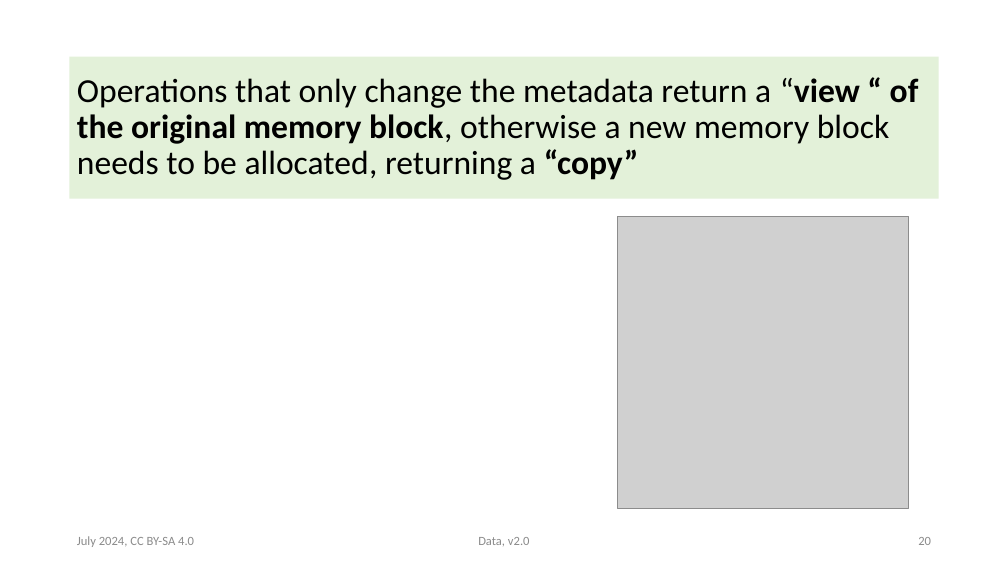
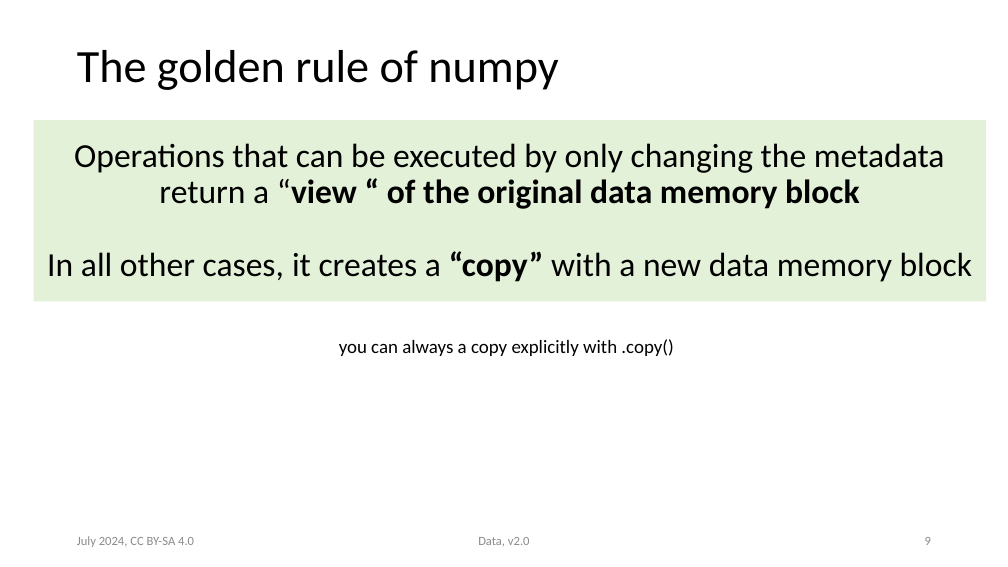
Before and after one commit to victoris93/data_class, a slide deck: slide 9 of numpy.pptx (slide 20 before the commit). Drawn at 1008x567 pixels with LibreOffice and Linux fonts; fonts in the diff are those of the drawing; grey boxes stand for pictures. Boxes give left, top, right and bottom in pixels: in the first picture for what was removed or moved away, otherwise in the second. Text is boxed around its words. In the diff, an @@ line names an element or a change of style, - is before the commit and + after.

Commit message:
New structure for numpy class

```diff
--- a/numpy.pptx
+++ b/numpy.pptx
@@ title removed at (70,57,939,199) @@
-Operations that only change the metadata return a “view “ of the original memory block, otherwise a new memory block needs to be allocated, returning a “copy”
@@ title added at (77,50,558,90), 44 pt, text #000000 @@
+The golden rule of numpy
@@ rectangle added at (34,120,987,302), fill #E3F1D9, 32 pt, text #000000 @@
+Operations that can be executed by only changing the metadata return a “view “ of the original data memory block
+In all other cases, it creates a “copy” with a new data memory block
@@ picture removed at (617,216,909,508) @@
@@ text added at (339,339,673,356), 18 pt, text #000000 @@
+you can always a copy explicitly with .copy()
@@ page number at (925,537,931,545): text changed @@
-20
+9
```
Also in this commit, not shown: 13 other slides changed, 4 slides added, 6 slides removed, 4 other files.
